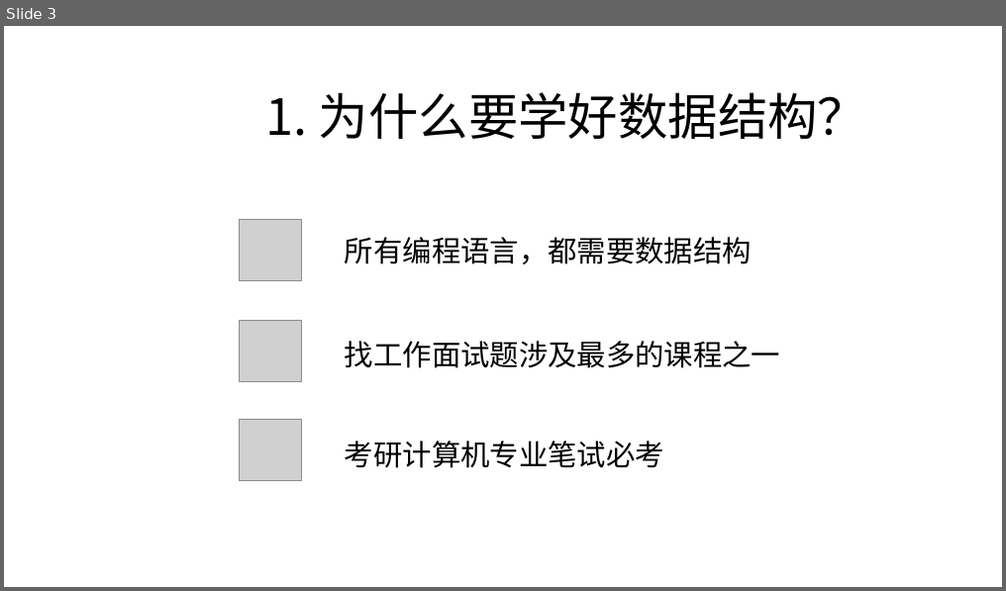
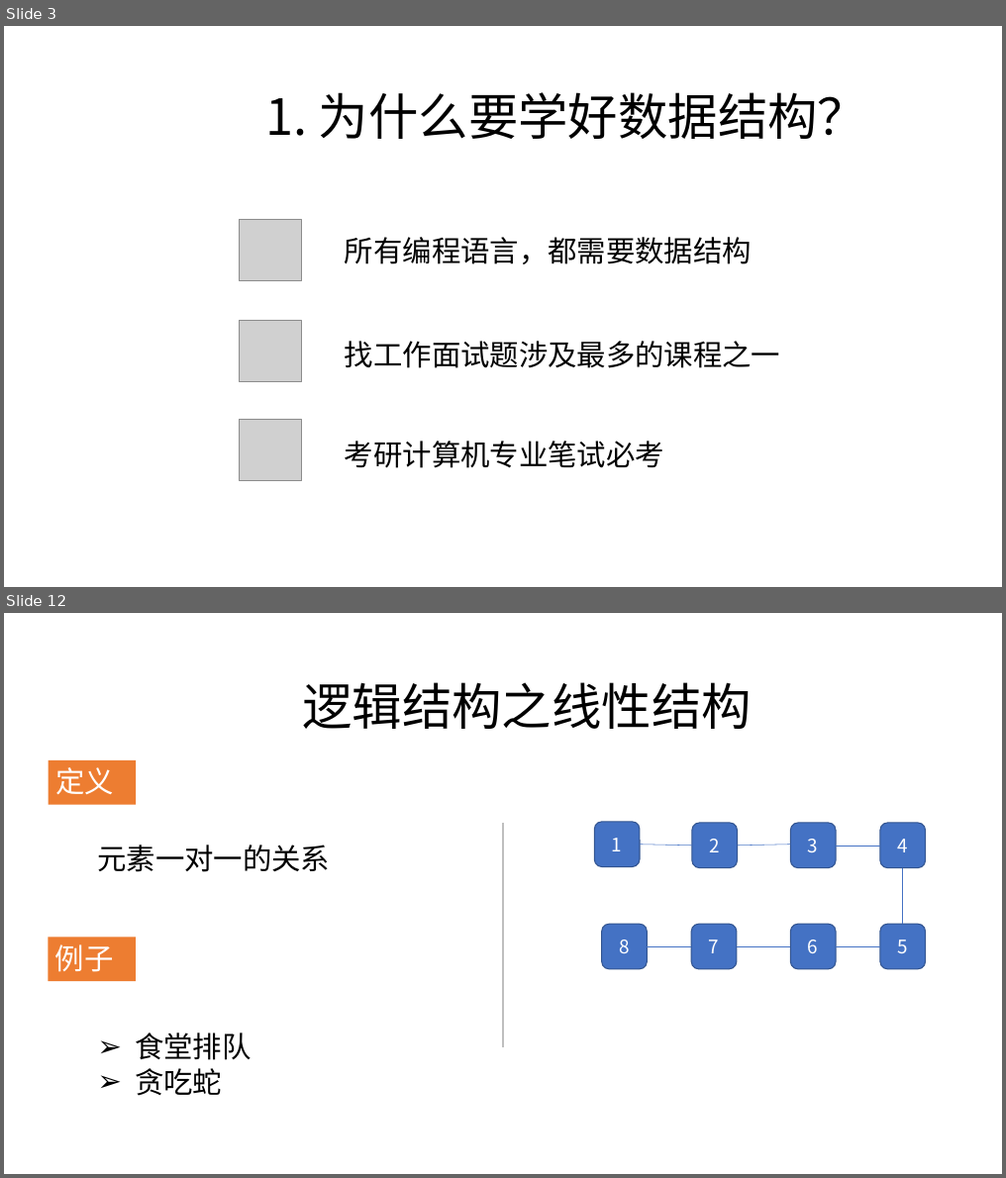
Before and after one commit to zjyesir/hmc_data_structure, a slide deck: 1绪论.pptx. Shown one above the other, each under a label of ours: slide 3 before the commit, slides 3 and 12 after it; the slides between them are not shown. The pictures are 1006x591 and 1006x1178 pixels, drawn with LibreOffice and Linux fonts; fonts in the diff are those of the drawing; grey boxes stand for pictures; background and template pictures are left out. Boxes give left, top, right and bottom in pixels: in the first picture for what was removed or moved away, otherwise in the second. Text is boxed around its words. In the diff, an @@ line names an element or a change of style, - is before the commit and + after.

Commit message:
1.绪论写完 2.改了一写结构布局，比如，定义和例子用橙色方块标注，并每张ppt里他们的位置都是一样的

```diff
--- a/1绪论.pptx
+++ b/1绪论.pptx
@@ slide 12 added at [4, 613, 1002, 1174], background picture (left out) @@
@@ text added at [302, 682, 751, 729], 48 pt, text #000000 @@
+逻辑结构之线性结构
@@ rectangle added at [49, 761, 136, 805], fill #ED7D31, 28 pt, text #FFFFFF @@
+定义
@@ text added at [97, 845, 330, 872], 28 pt, text #000000 @@
+元素一对一的关系
@@ line added from (503, 823) to (503, 1048), #BFBFBF 1 pt @@
@@ rounded rectangle added at [595, 822, 640, 866], fill #4472C4, outline #325491 1 pt, 18 pt, text #FFFFFF @@
+1
@@ line added from (640, 845) to (692, 846), #4472C4 0.5 pt @@
@@ rounded rectangle added at [692, 823, 737, 867], fill #4472C4, outline #325491 1 pt, 18 pt, text #FFFFFF @@
+2
@@ line added from (738, 846) to (791, 845), #4472C4 0.5 pt @@
@@ rounded rectangle added at [791, 823, 836, 867], fill #4472C4, outline #325491 1 pt, 18 pt, text #FFFFFF @@
+3
@@ line added from (836, 846) to (880, 846), #4472C4 0.5 pt @@
@@ rounded rectangle added at [880, 823, 926, 867], fill #4472C4, outline #325491 1 pt, 18 pt, text #FFFFFF @@
+4
@@ line added from (903, 868) to (903, 925), #4472C4 0.5 pt @@
@@ rectangle added at [49, 937, 136, 981], fill #ED7D31, 28 pt, text #FFFFFF @@
+例子
@@ rounded rectangle added at [602, 925, 648, 969], fill #4472C4, outline #325491 1 pt, 18 pt, text #FFFFFF @@
+8
@@ rounded rectangle added at [691, 925, 737, 969], fill #4472C4, outline #325491 1 pt, 18 pt, text #FFFFFF @@
+7
@@ rounded rectangle added at [791, 925, 836, 969], fill #4472C4, outline #325491 1 pt, 18 pt, text #FFFFFF @@
+6
@@ rounded rectangle added at [880, 925, 926, 969], fill #4472C4, outline #325491 1 pt, 18 pt, text #FFFFFF @@
+5
@@ line added from (691, 947) to (648, 947), #4472C4 0.5 pt @@
@@ line added from (791, 947) to (737, 947), #4472C4 0.5 pt @@
@@ line added from (880, 947) to (836, 947), #4472C4 0.5 pt @@
@@ text added at [135, 1033, 251, 1096], 28 pt, text #000000 @@
+➢ 食堂排队
+➢ 贪吃蛇
```
Also in this commit, not shown: 11 slides changed, 5 other slides added, 4 slides removed, 3 other files.
